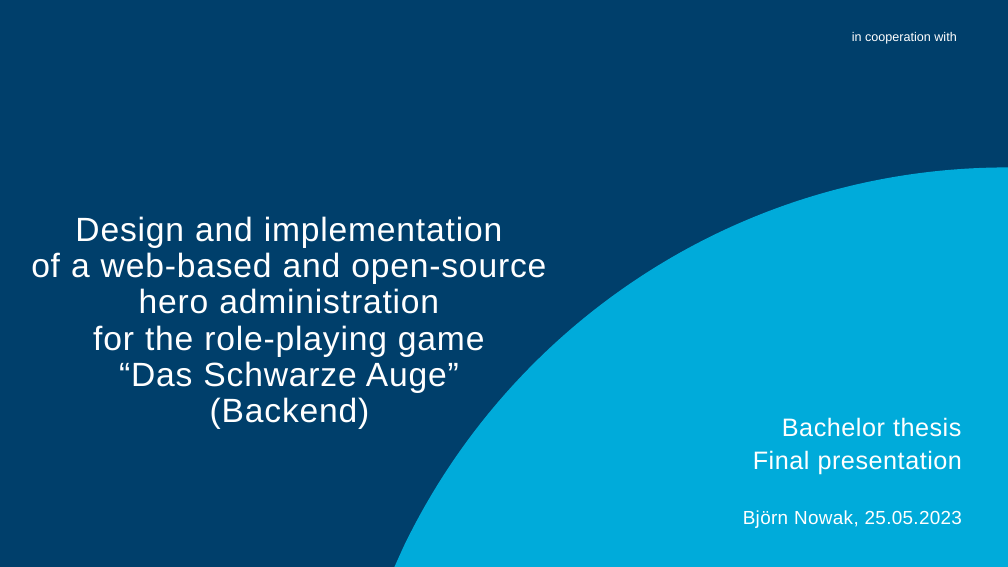
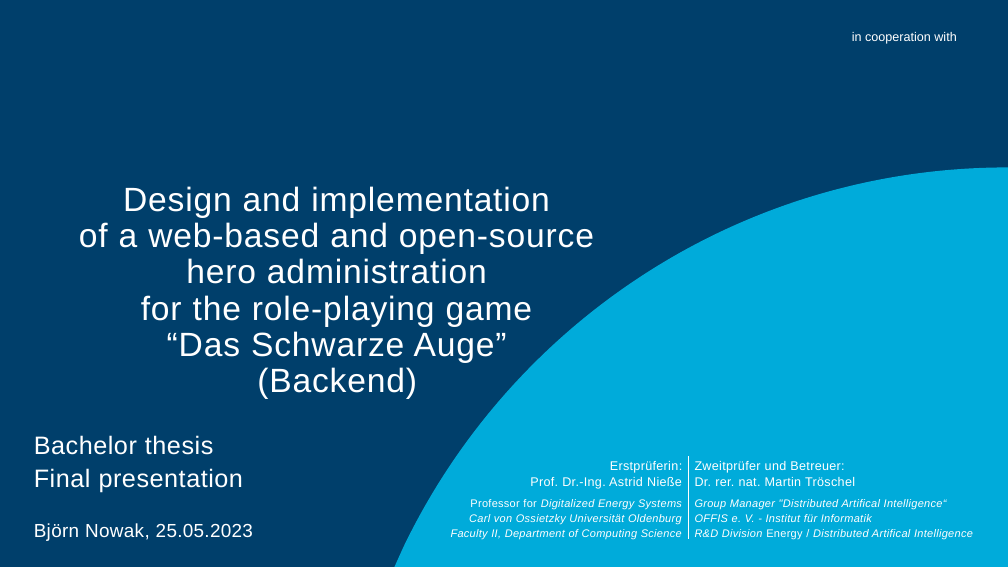
Before and after one commit to bjoern-nowak/bachelorthesis, a slide deck: slide 1 of presentation/BA_Nowak_AP.pptm. Drawn at 1008x567 pixels with LibreOffice and Linux fonts; fonts in the diff are those of the drawing; background and template pictures are left out. Boxes give left, top, right and bottom in pixels: in the first picture for what was removed or moved away, otherwise in the second. Text is boxed around its words. In the diff, an @@ line names an element or a change of style, - is before the commit and + after.

```diff
--- a/presentation/BA_Nowak_AP.pptm
+++ b/presentation/BA_Nowak_AP.pptm
@@ title "Design and implementation of a ...": place and size @@
-title "Design and implementation of a ..." at box(31, 216, 546, 429)
+title "Design and implementation of a ..." at box(79, 186, 594, 399)
@@ subtitle "Bachelor thesis Final presentation": place and size @@
-subtitle "Bachelor thesis Final presentation" at box(753, 417, 962, 475)
+subtitle "Bachelor thesis Final presentation" at box(34, 435, 243, 493)
@@ subtitle "Bachelor thesis Final presentation" at box(34, 435, 243, 493): alignment right to left @@
@@ text added at box(451, 461, 683, 539), 10.5 pt, text #FFFFFF, italic @@
+Erstprüferin:
+Prof. Dr.-Ing. Astrid Nieße
+Professor for Digitalized Energy Systems
+Carl von Ossietzky Universität Oldenburg
+Faculty II, Department of Computing Science
@@ line added from (689, 456) to (689, 540), #FFFFFF 1.5 pt @@
@@ text added at box(695, 461, 973, 539), 10.5 pt, text #FFFFFF, italic @@
+Zweitprüfer und Betreuer:
+Dr. rer. nat. Martin Tröschel
+Group Manager "Distributed Artifical Intelligence“
+OFFIS e. V. - Institut für Informatik
+R&D Division Energy / Distributed Artifical Intelligence
@@ text "Björn Nowak, 25.05.2023" at box(34, 523, 253, 541): alignment right to left @@
@@ text "Björn Nowak, 25.05.2023": place and size @@
-text "Björn Nowak, 25.05.2023" at box(743, 510, 962, 528)
+text "Björn Nowak, 25.05.2023" at box(34, 523, 253, 541)
```
Also in this commit, not shown: 40 other slides changed, 2 slides removed, 2 other files.
